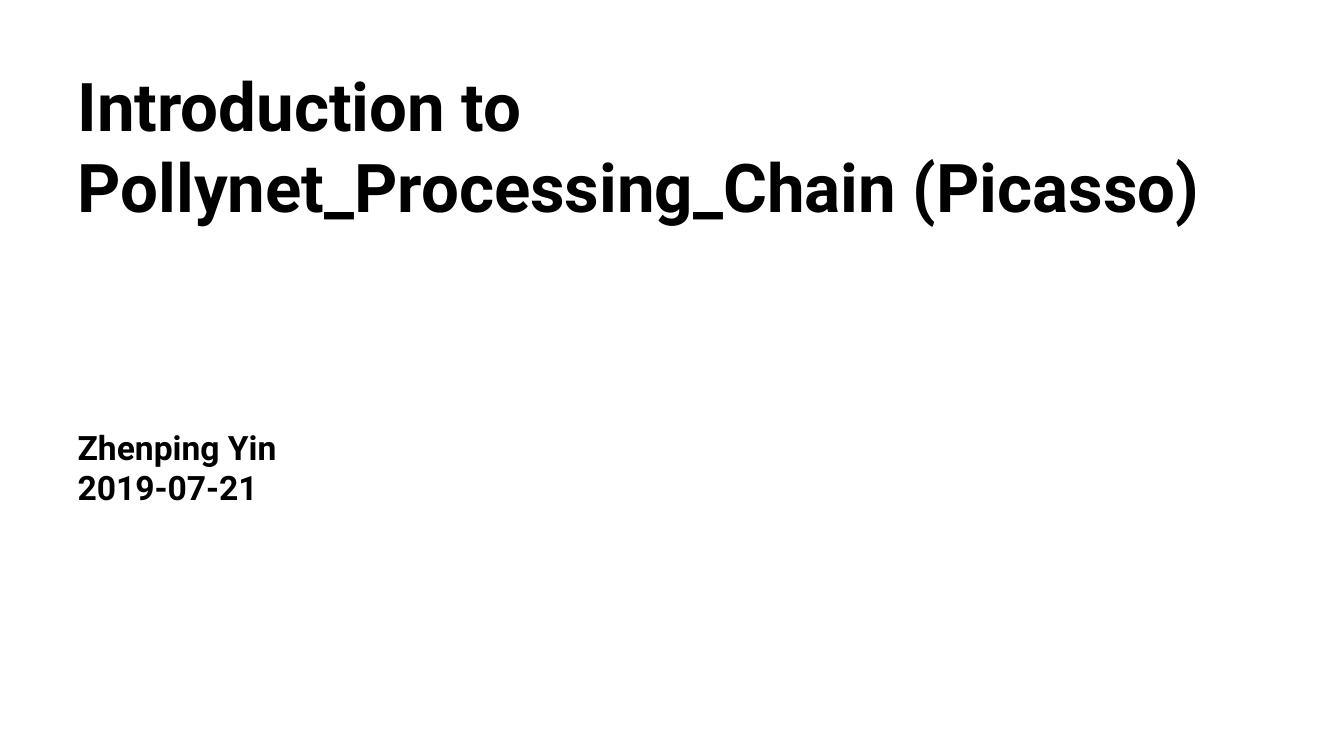
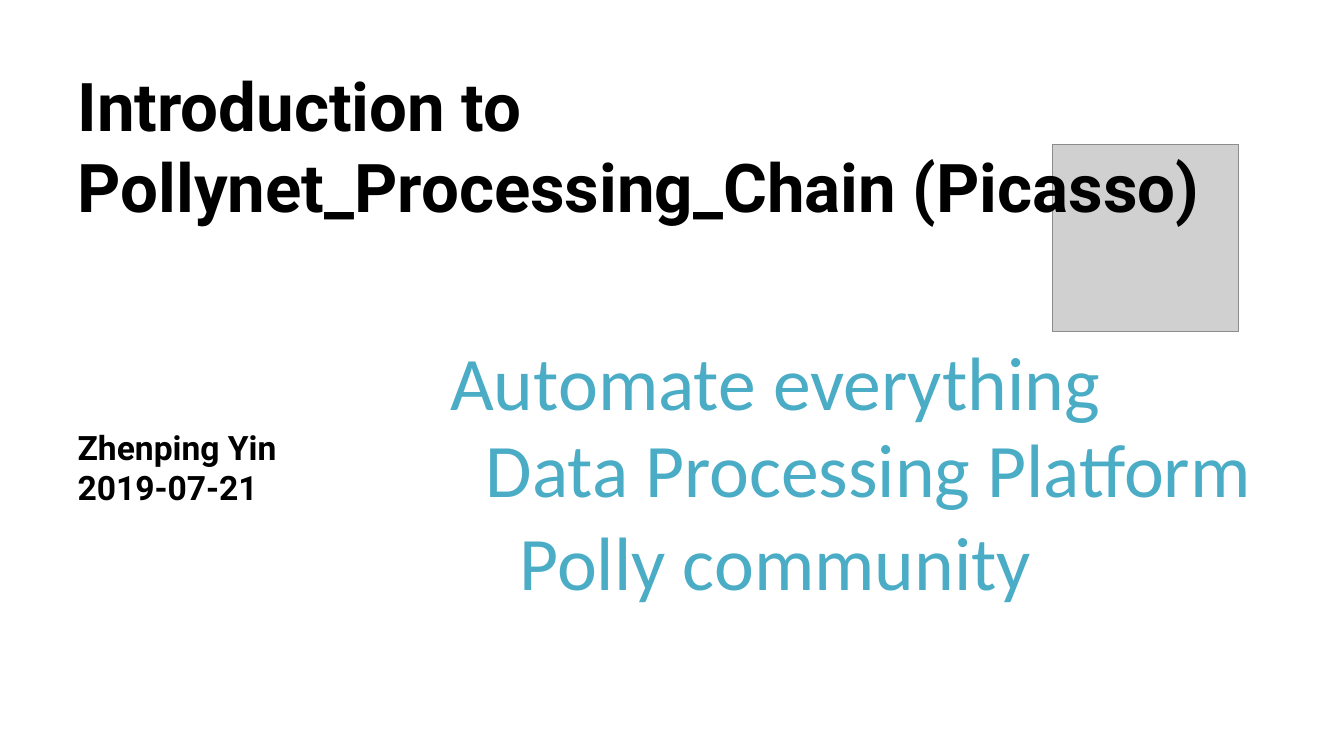
Before and after one commit to PollyNET/Pollynet_Processing_Chain, a slide deck: slide 1 of doc/Pollynet_Processing_Chain.pptx. Drawn at 1344x756 pixels with LibreOffice and Linux fonts; fonts in the diff are those of the drawing; grey boxes stand for pictures; background and template pictures are left out. Boxes give left, top, right and bottom in pixels: in the first picture for what was removed or moved away, otherwise in the second. Text is boxed around its words. In the diff, an @@ line names an element or a change of style, - is before the commit and + after.

```diff
--- a/doc/Pollynet_Processing_Chain.pptx
+++ b/doc/Pollynet_Processing_Chain.pptx
@@ picture added at [1053, 144, 1239, 331] @@
@@ text added at [450, 357, 1100, 423], 54 pt, text gradient #215968 to #4BACC6 to #93CDDD @@
+Automate everything
@@ text added at [486, 444, 1251, 510], 54 pt, text gradient #215968 to #4BACC6 to #93CDDD @@
+Data Processing Platform
@@ text added at [520, 537, 1031, 602], 54 pt, text gradient #215968 to #4BACC6 to #93CDDD @@
+Polly community
```
Also in this commit, not shown: 2 other slides changed, 1 other file.
